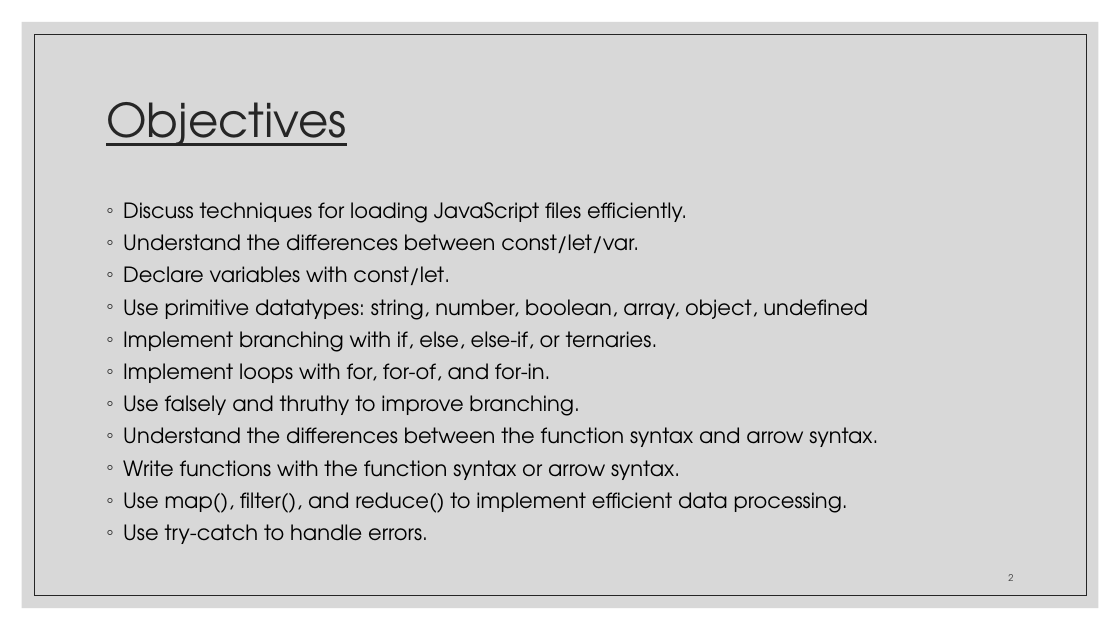
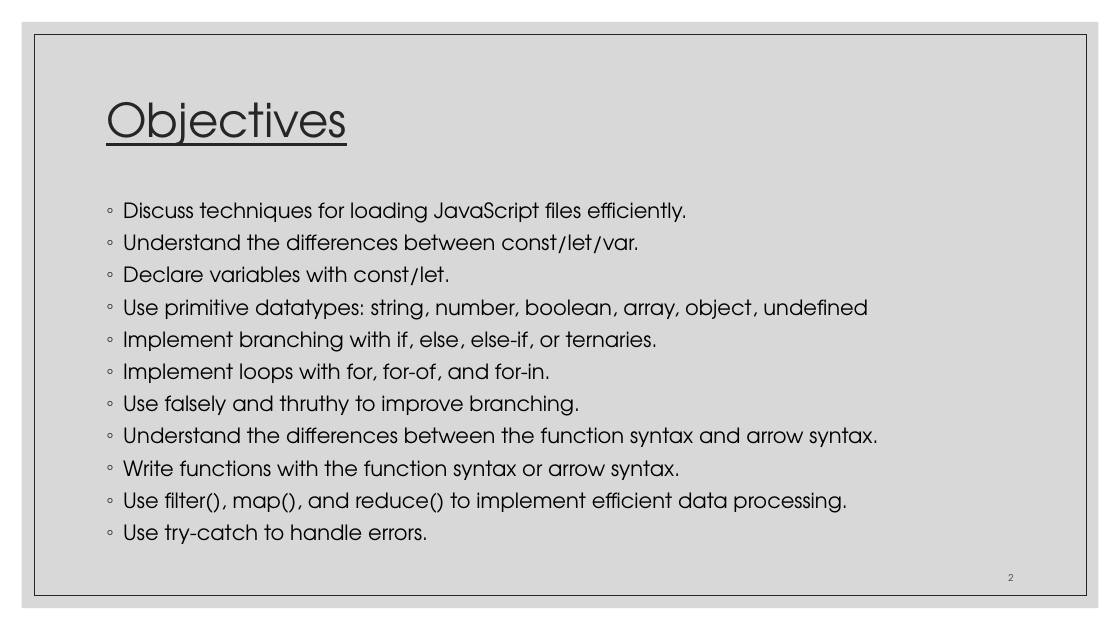
Before and after one commit to zackstotts/base-node-curriculum, a slide deck: slide 2 of unit_00/html_review/04 JavaScript.pptx. Drawn at 1120x630 pixels with LibreOffice and Linux fonts; fonts in the diff are those of the drawing. Boxes give left, top, right and bottom in pixels: in the first picture for what was removed or moved away, otherwise in the second. Text is boxed around its words. In the diff, an @@ line names an element or a change of style, - is before the commit and + after.

```diff
--- a/unit_00/html_review/04 JavaScript.pptx
+++ b/unit_00/html_review/04 JavaScript.pptx
@@ text at (123,492,847,513): text changed @@
-◦ Use map(), filter(), and reduce() to implement efficient data processing.
+◦ Use filter(), map(), and reduce() to implement efficient data processing.
```
Also in this commit, not shown: 1 other slide changed, 3 slides added.
